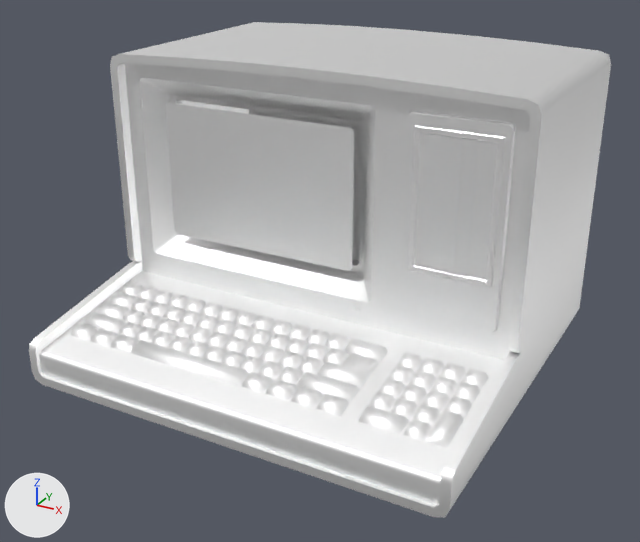
Two versions of the glTF model consolescreen.glb, one commit apart.
Both versions are drawn from a 50 mm lens placed at (1.438, -2.547, 1.484), pointed at (0.204, -0.302, 0.362). Arrows for +X, +Y and +Z are at lower left; the lights stay in place.

Names of what the first picture shows: 'Comp_Screen.001', 'Comp_Screen.002'.
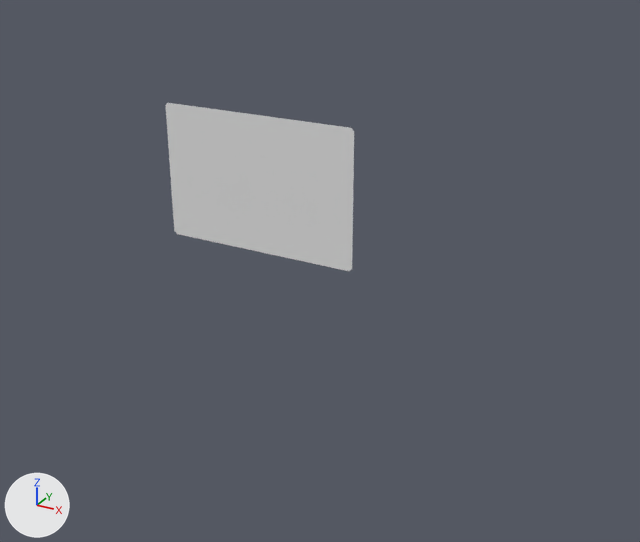
The edits, one by one:
me_cube_001 has 20 vertices, 18 faces and spans x -0.531..0.144, y -0.238, z 0.391..0.839.
me_cube_001 no longer uses material mat_terminalmaterial (white #ffffff).
Object 'Comp_Screen.002' (ob_comp_screen_002) is deleted.

What differs and where, as boxes (x1, y1, x2, y2) in the pictures (640 x 542 px):
'Comp_Screen.002', deleted: before (29, 22, 611, 518)
'Comp_Screen.001', recoloured: (166, 103, 354, 271) in both
